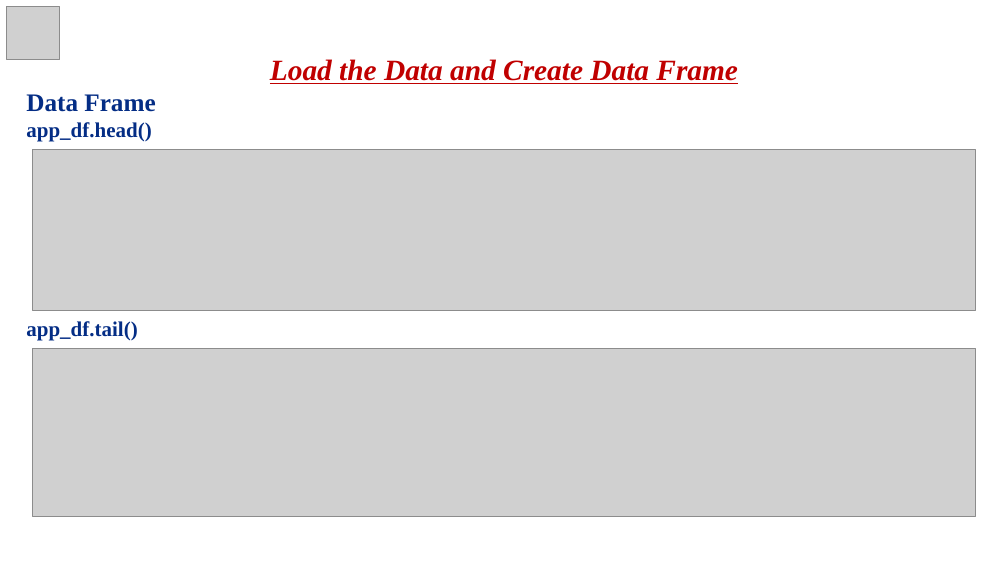
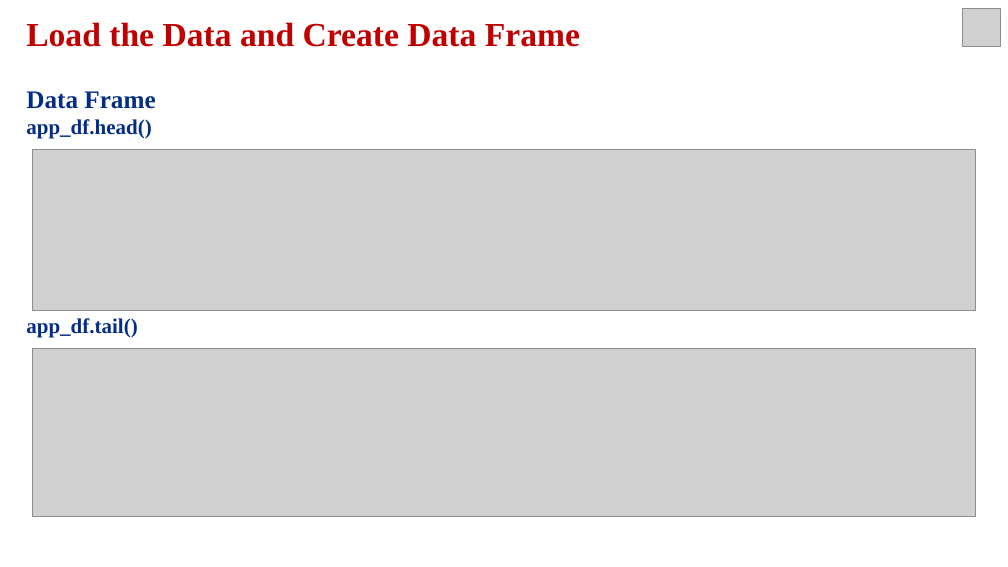
Before and after one commit to vivek16pawar/EDA-CAPSTONE, a slide deck: slide 5 of EDA_Presentation.pptx. Drawn at 1008x567 pixels with LibreOffice and Linux fonts; fonts in the diff are those of the drawing; grey boxes stand for pictures. Boxes give left, top, right and bottom in pixels: in the first picture for what was removed or moved away, otherwise in the second. Text is boxed around its words. In the diff, an @@ line names an element or a change of style, - is before the commit and + after.

```diff
--- a/EDA_Presentation.pptx
+++ b/EDA_Presentation.pptx
@@ picture removed at (7, 6, 60, 59) @@
@@ text "Load the Data and Create ...": place and size @@
-text "Load the Data and Create ..." at (26, 59, 738, 341)
+text "Load the Data and Create ..." at (26, 22, 580, 338)
@@ text at (26, 22, 580, 47): size 28 to 32 pt, italic off, underline off in "Load the Data and Create Data Frame"; alignment centre to left @@
@@ picture added at (963, 8, 1001, 47) @@
```
Also in this commit, not shown: 8 other slides changed, 13 slides added, 19 slides removed.
